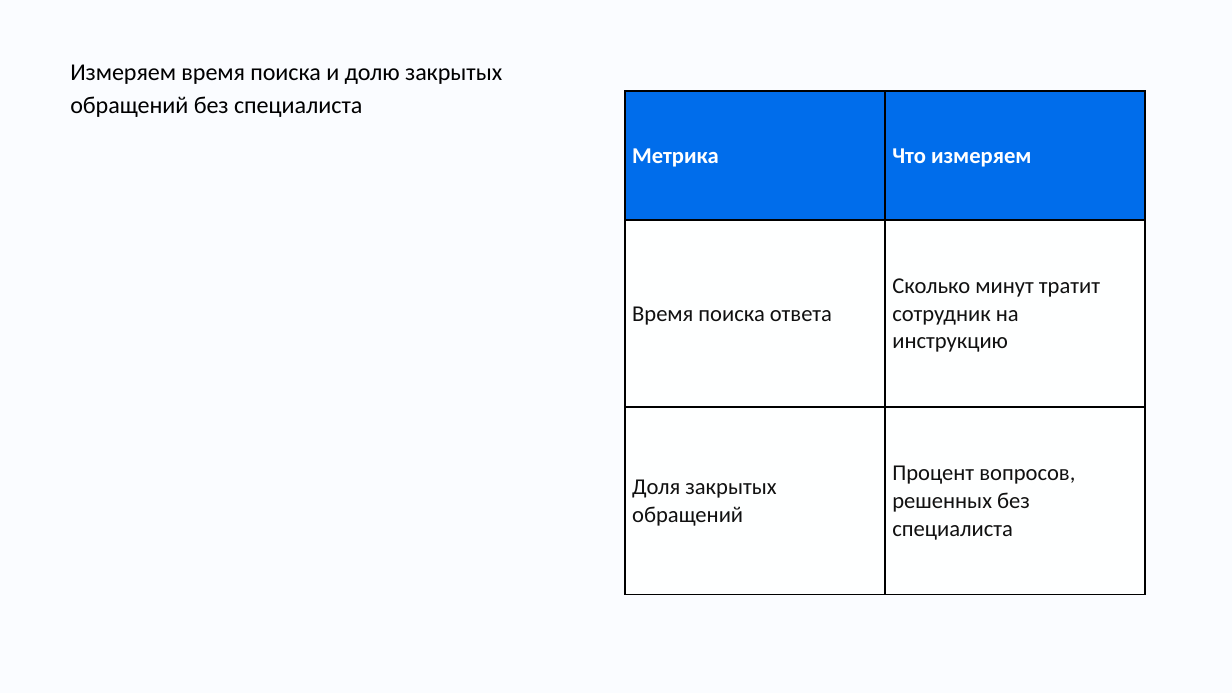
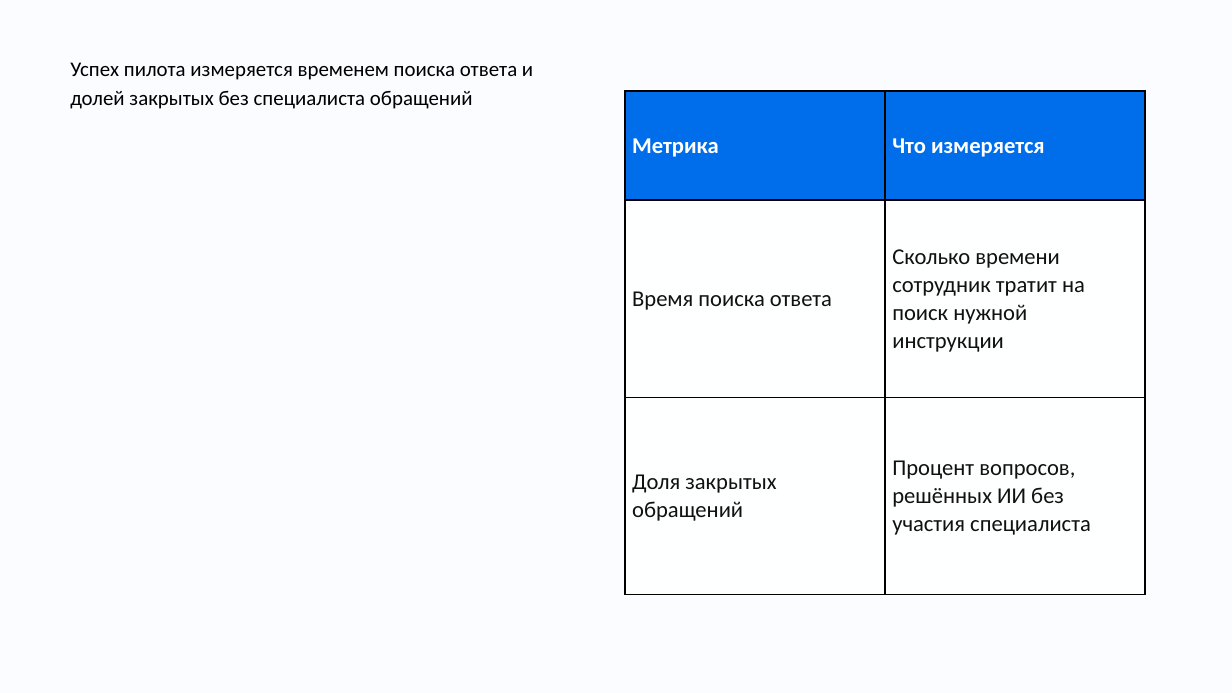
Before and after one commit to temurysega/lct_vk, a slide deck: slide 8 of deliverables/vk-tech-focus.pptx (slide 10 before the commit). Drawn at 1232x693 pixels with LibreOffice and Linux fonts; fonts in the diff are those of the drawing; background and template pictures are left out. Boxes give left, top, right and bottom in pixels: in the first picture for what was removed or moved away, otherwise in the second. Text is boxed around its words. In the diff, an @@ line names an element or a change of style, - is before the commit and + after.

```diff
--- a/deliverables/vk-tech-focus.pptx
+++ b/deliverables/vk-tech-focus.pptx
@@ title at (70,62,533,109): text changed; size 14.1 to 12.2 pt @@
-Измеряем время поиска и долю закрытых обращений без специалиста
+Успех пилота измеряется временем поиска ответа и долей закрытых без специалиста обращений
@@ table at (625,91,1145,595) @@
-row 1, column 2: Что измеряем
+row 1, column 2: Что измеряется
-row 2, column 2: Сколько минут тратит сотрудник на инструкцию
+row 2, column 2: Сколько времени сотрудник тратит на поиск нужной инструкции
-row 3, column 2: Процент вопросов, решенных без специалиста
+row 3, column 2: Процент вопросов, решённых ИИ без участия специалиста
```
Also in this commit, not shown: 5 other slides changed, 4 slides added, 6 slides removed, 30 other files.
